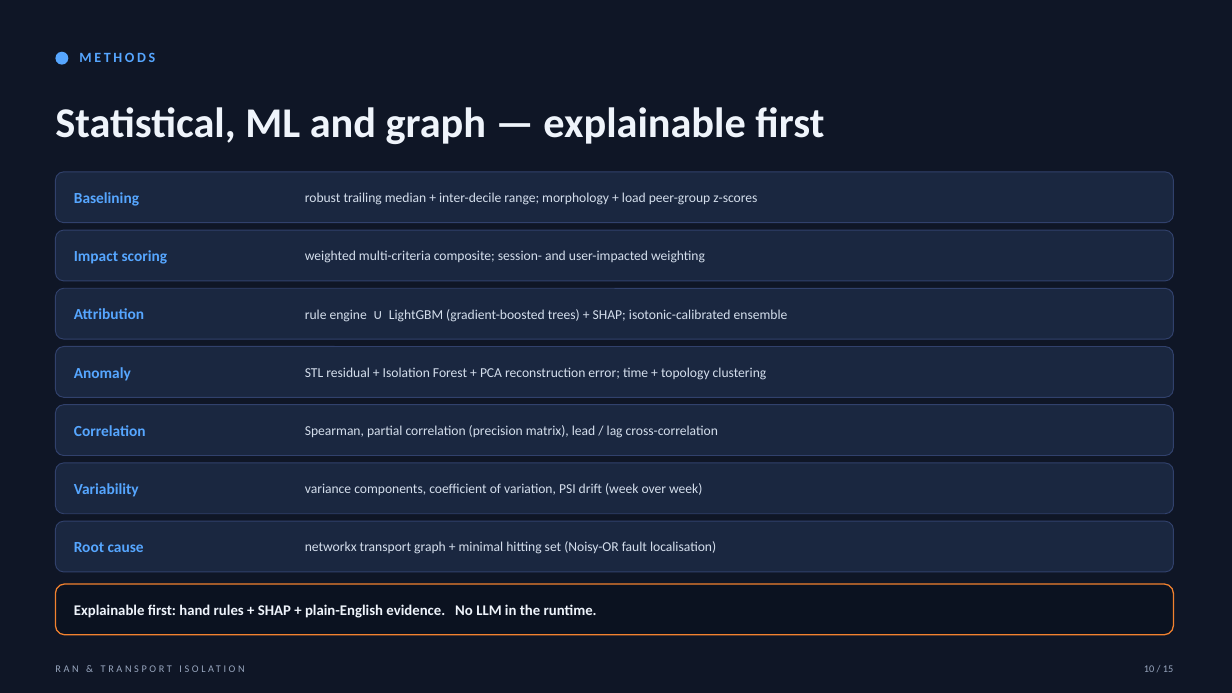
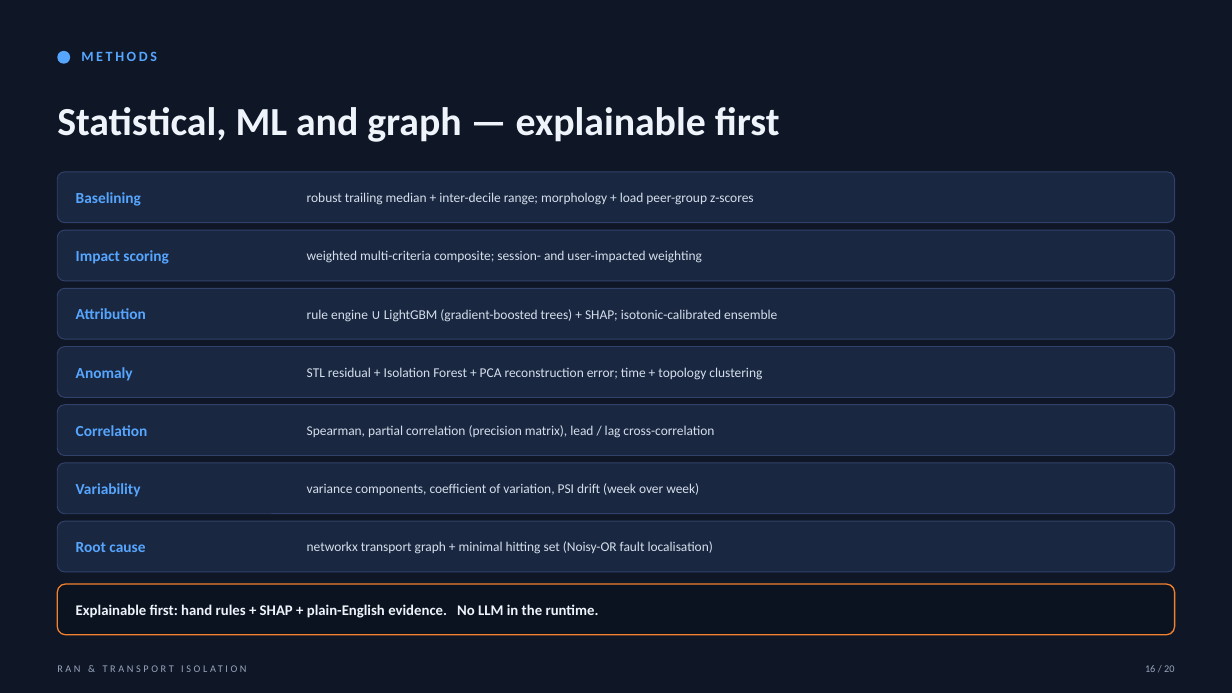
Before and after one commit to manjunathsept11/ran-transport-isolation, a slide deck: slide 16 of docs/RAN_Transport_Isolation.pptx (slide 10 before the commit). Drawn at 1232x693 pixels with LibreOffice and Linux fonts; fonts in the diff are those of the drawing. Boxes give left, top, right and bottom in pixels: in the first picture for what was removed or moved away, otherwise in the second. Text is boxed around its words. In the diff, an @@ line names an element or a change of style, - is before the commit and + after.

```diff
--- a/docs/RAN_Transport_Isolation.pptx
+++ b/docs/RAN_Transport_Isolation.pptx
@@ text "Statistical, ML and graph — ..." at bbox=[57, 107, 780, 142]: size 33 to 31 pt @@
@@ size 10.6 to 10.5 pt in 7 elements at bbox=[307, 192, 754, 205], bbox=[307, 250, 702, 263], bbox=[307, 309, 777, 322], bbox=[307, 367, 762, 380], bbox=[307, 425, 714, 438], bbox=[307, 483, 699, 495], bbox=[307, 541, 713, 554] @@
@@ proportions changed in 8 elements at bbox=[57, 172, 1175, 223], bbox=[57, 230, 1175, 281], bbox=[57, 288, 1175, 339], bbox=[57, 347, 1175, 397], bbox=[57, 405, 1175, 456], bbox=[57, 463, 1175, 514], bbox=[57, 521, 1175, 572], bbox=[57, 584, 1175, 635] @@
@@ text at bbox=[1145, 665, 1174, 672]: text changed @@
-10 / 15
+16 / 20
```
Also in this commit, not shown: 12 other slides changed, 7 slides added, 2 slides removed, 2 other files.
